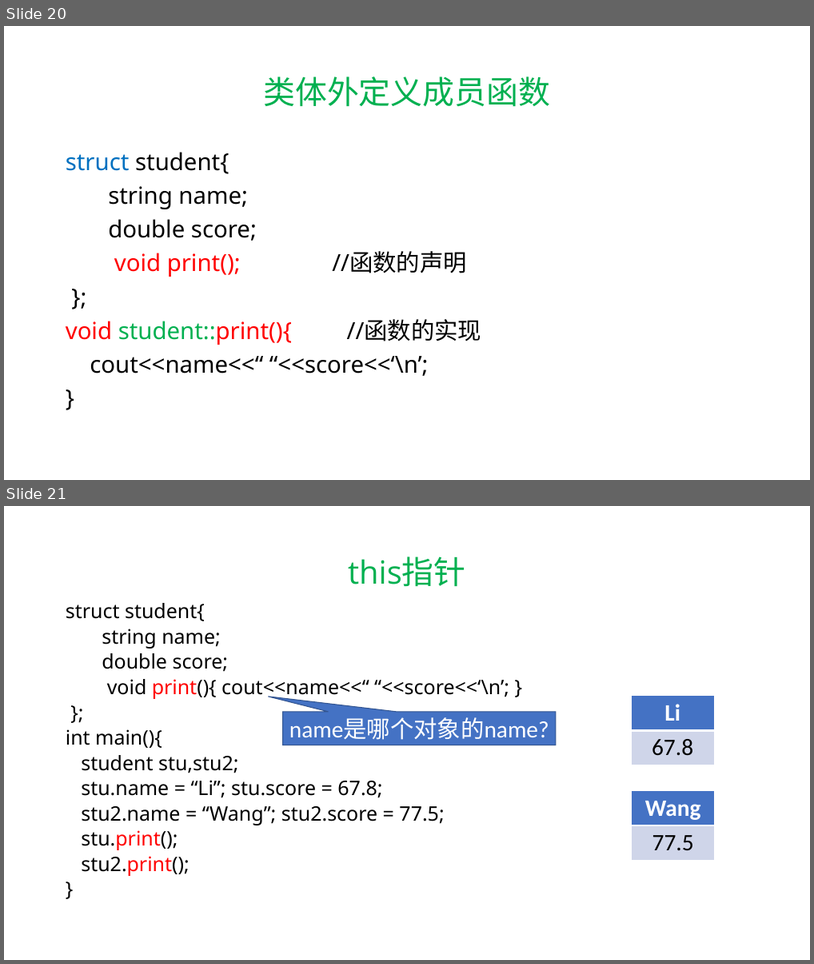
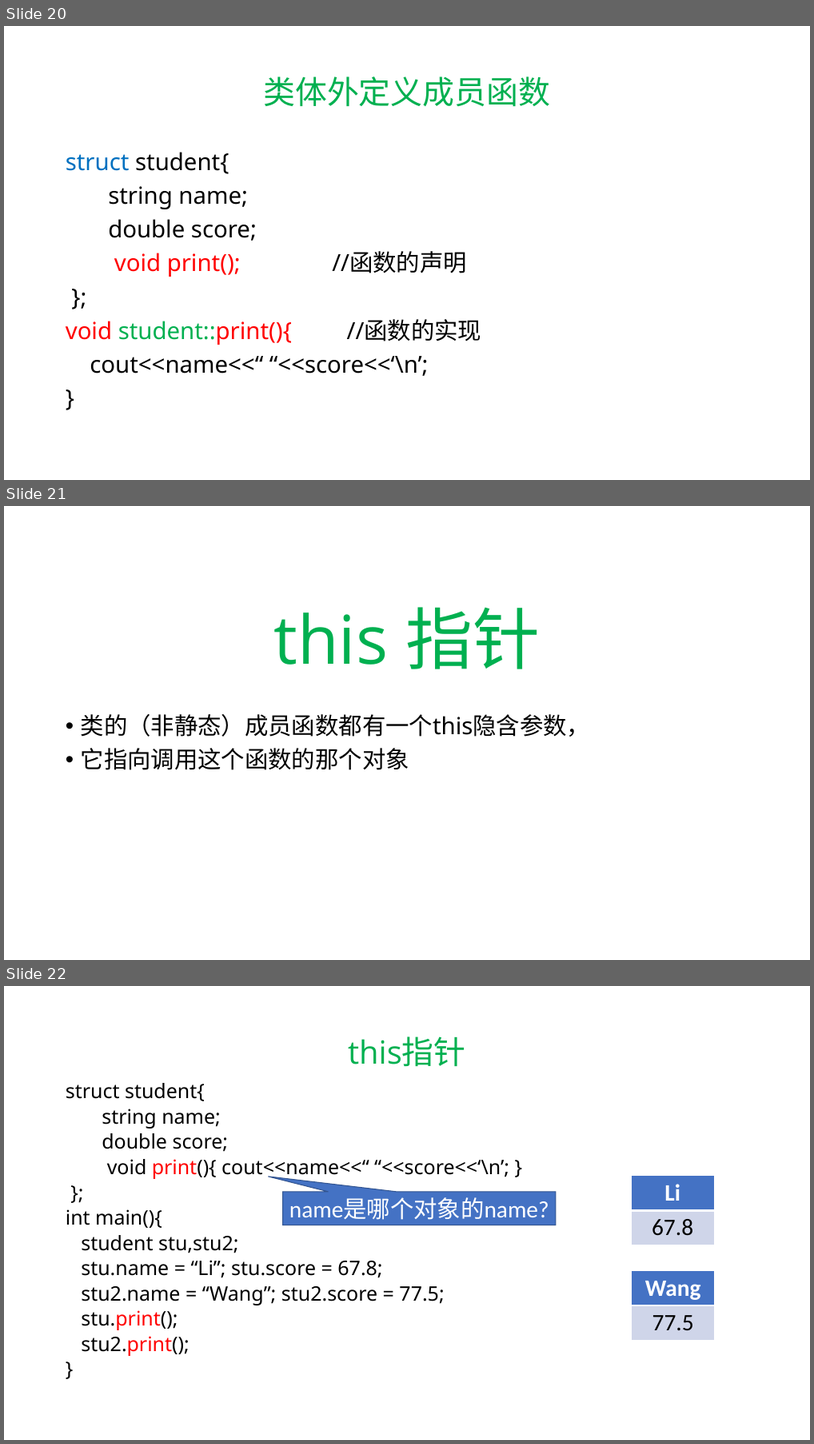
Before and after one commit to hwdong-net/cplusplus17, a slide deck: ppt/第7章 类和对象.pptx. Shown one above the other, each under a label of ours: slides 20 and 21 before the commit, slides 20, 21 and 22 after it. The pictures are 814x964 and 814x1444 pixels, drawn with LibreOffice and Linux fonts; fonts in the diff are those of the drawing. Boxes give left, top, right and bottom in pixels: in the first picture for what was removed or moved away, otherwise in the second. Text is boxed around its words. In the diff, an @@ line names an element or a change of style, - is before the commit and + after.

```diff
--- a/ppt/第7章 类和对象.pptx
+++ b/ppt/第7章 类和对象.pptx
@@ slide 21 added at box(4, 506, 810, 960), background #FFFFFF @@
@@ title added at box(274, 607, 540, 669), 80 pt, text #00B050 @@
+this 指针
@@ text added at box(81, 714, 591, 770), 28 pt, text #000000 @@
+• 类的（非静态）成员函数都有一个this隐含参数，
+• 它指向调用这个函数的那个对象
@@ what was slide 21 is now slide 22 @@
```
Also in this commit, not shown: 17 slides changed, 8 other slides added.
